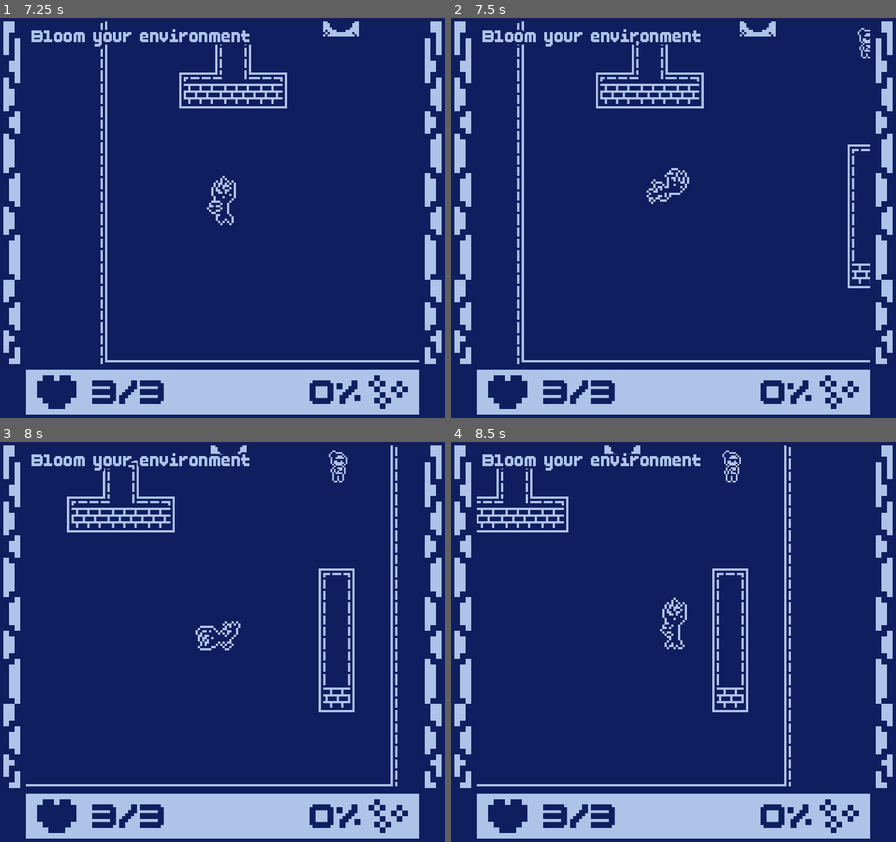
Above: before the commit, frames 1-4 (two rows, left to right).
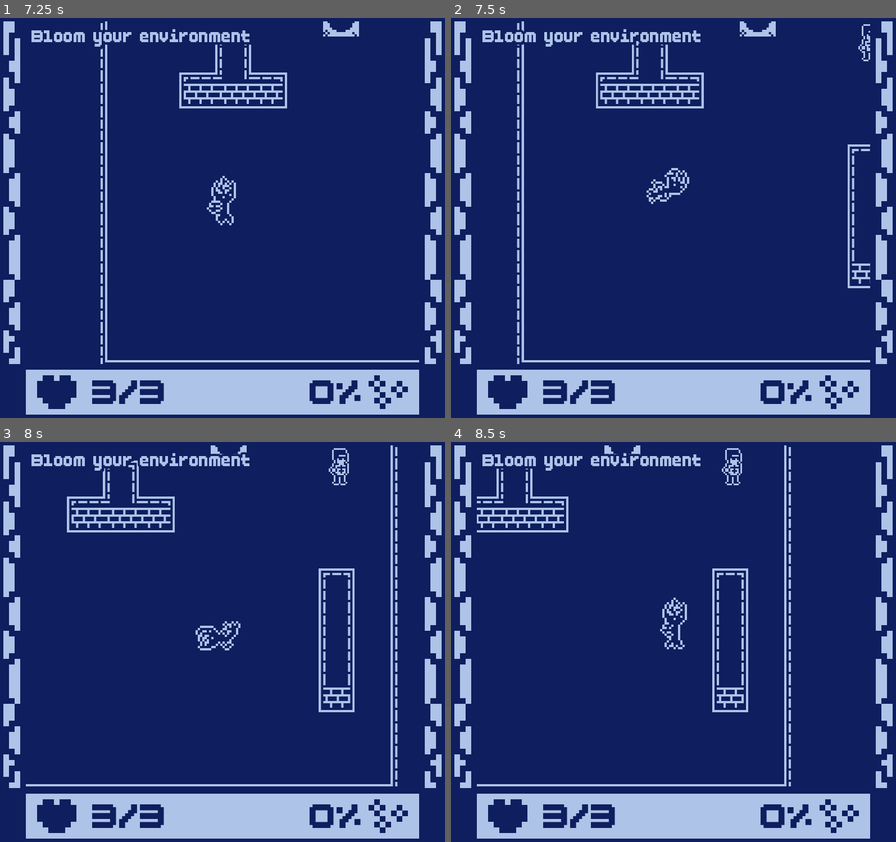
Above: after the commit, the same moments.

Repository: Shibe53/kabluem
Game: Godot game, scene res://UI/main_menu.tscn
Two runs of this game, one before a commit and one after it. Both use one fixed random seed, a clock stepped at 60 frames per second and the inputs below.
Inputs (mouse positions are in pixels of both pictures, inside the frame that each line leads up to):
- Up to frame 1 (7.25 s): click (151, 302) at 0.5 s; tap Enter at 1.25 s; move the mouse to (200, 298) at 1.27 s; hold Up (ui_up) 1.28-2.78 s; right-click (200, 298) at 1.35 s; click (200, 298) at 1.42 s; tap Space at 2 s; move the mouse to (356, 278) at 2.02 s; click (356, 278) at 2.1 s; move the mouse to (89, 158) at 2.77 s; hold Left (ui_left) 2.78-4.28 s; right-click (89, 158) at 2.85 s; move the mouse to (244, 218) at 3.52 s; click (244, 218) at 3.6 s; move the mouse to (155, 118) at 4.27 s; hold Down (ui_down) 4.28-5.03 s; right-click (155, 118) at 4.35 s; move the mouse to (320, 198) at 5.02 s; hold Right (ui_right) 5.03-5.78 s; click (320, 198) at 5.1 s; move the mouse to (133, 238) at 5.77 s; hold Up (ui_up) 5.78-6.53 s; right-click (133, 238) at 5.85 s; click (133, 238) at 5.92 s; move the mouse to (267, 130) at 6.52 s; hold Right (ui_right) from 6.53 s (still down); click (267, 130) at 6.6 s
- Up to frame 2 (7.5 s): keep holding Right (ui_right); move the mouse to (651, 298) at 7.27 s; right-click (651, 298) at 7.35 s
- Up to frame 3 (8 s): keep holding Right (ui_right)
- Up to frame 4 (8.5 s): keep holding Right (ui_right); move the mouse to (807, 702) at 8.02 s; click (807, 702) at 8.1 s

Frame 1 is identical in both runs. In frame 2, 0.1% of the frame differs, in the area x 91-95%, y 1-11%; in frame 3, 0.2%, in the area x 73-79%, y 1-11%; in frame 4, 0.2%.

Commit message:
Implemented greater vegans

Diff:
--- /dev/null
+++ b/Effects/greater_vegan_death.tscn
@@ -0,0 +1,47 @@
+[gd_scene load_steps=8 format=3 uid="uid://bj6kluya5cly6"]
+
+[ext_resource type="Texture2D" uid="uid://d2iyfdtmb11fr" path="res://Assets/Sprites/Vegan Greater/Greater_Vegan_Death-Sheet.png" id="1_12dtd"]
+[ext_resource type="Script" uid="uid://6w453og0rxrd" path="res://Effects/effect.gd" id="2_xnna3"]
+
+[sub_resource type="AtlasTexture" id="AtlasTexture_i7gj4"]
+atlas = ExtResource("1_12dtd")
+region = Rect2(0, 0, 237, 230)
+
+[sub_resource type="AtlasTexture" id="AtlasTexture_gnmxm"]
+atlas = ExtResource("1_12dtd")
+region = Rect2(237, 0, 237, 230)
+
+[sub_resource type="AtlasTexture" id="AtlasTexture_bwj4s"]
+atlas = ExtResource("1_12dtd")
+region = Rect2(474, 0, 237, 230)
+
+[sub_resource type="AtlasTexture" id="AtlasTexture_8bhjm"]
+atlas = ExtResource("1_12dtd")
+region = Rect2(711, 0, 237, 230)
+
+[sub_resource type="SpriteFrames" id="SpriteFrames_8bhjm"]
+animations = [{
+"frames": [{
+"duration": 1.0,
+"texture": SubResource("AtlasTexture_i7gj4")
+}, {
+"duration": 1.0,
+"texture": SubResource("AtlasTexture_gnmxm")
+}, {
+"duration": 1.0,
+"texture": SubResource("AtlasTexture_bwj4s")
+}, {
+"duration": 1.0,
+"texture": SubResource("AtlasTexture_8bhjm")
+}],
+"loop": false,
+"name": &"Animate",
+"speed": 5.0
+}]
+
+[node name="GreaterVeganDeath" type="AnimatedSprite2D"]
+scale = Vector2(0.3, 0.3)
+sprite_frames = SubResource("SpriteFrames_8bhjm")
+animation = &"Animate"
+frame_progress = 0.85111
+script = ExtResource("2_xnna3")
--- a/Enemies/enemy.gd
+++ b/Enemies/enemy.gd
@@ -2,6 +2,7 @@
 class_name Enemy
 
 const LesserVeganEffect = preload("res://Effects/lesser_vegan_death.tscn")
+const GreaterVeganEffect = preload("res://Effects/greater_vegan_death.tscn")
 
 signal enemy_dead
 
@@ -9,6 +10,7 @@
 const MAX_SPEED = 30
 const FRICTION = 100
 
+@export var ENEMY_TYPE : String = "Lesser"
 @export var SHOOT_RANGE = 300
 @export var DETECTION_RANGE = 300
 
@@ -21,6 +23,7 @@
 var state = SHOOT
 var move_speed = MAX_SPEED
 var last_hit_direction: Vector2 = Vector2.ZERO
+var effect = null
 
 @onready var stats = $Stats
 @onready var playerDetectionZone = $PlayerDetection
@@ -110,9 +113,10 @@
 func has_los():
 	return (not mainRC.is_colliding()) or (mainRC.is_colliding() and is_instance_of(mainRC.get_collider(), Grenade))
 
-func set_values(shootRange, detectionRange):
+func set_values(shootRange, detectionRange, enemyType):
 	SHOOT_RANGE = shootRange
 	DETECTION_RANGE = detectionRange
+	ENEMY_TYPE = enemyType
 
 func set_bullet_values(speed, cooldown, damage, dimension, spread, spreadAngle):
 	bulletSpawner.set_values(speed, cooldown, damage, dimension, spread, spreadAngle)
@@ -128,13 +132,17 @@
 func _on_stats_no_health():
 	emit_signal("enemy_dead")
 	queue_free()
-	var lesserVeganEffect = LesserVeganEffect.instantiate()
-	get_parent().add_child(lesserVeganEffect)
-	lesserVeganEffect.set_owner(get_parent())
-	lesserVeganEffect.position = position
-	lesserVeganEffect.flip_h = last_hit_direction.x > 0
+	match ENEMY_TYPE:
+		"Lesser":
+			effect = LesserVeganEffect.instantiate()
+		"Greater":
+			effect = GreaterVeganEffect.instantiate()
+	get_parent().add_child(effect)
+	effect.set_owner(get_parent())
+	effect.position = position
+	effect.flip_h = last_hit_direction.x > 0
 	if last_hit_direction != Vector2.ZERO:
-		lesserVeganEffect.velocity = last_hit_direction * 80
+		effect.velocity = last_hit_direction * 80
 
 func start_blinking():
 	animationPlayer.play("Start")
--- a/Enemies/enemy_spawner.gd
+++ b/Enemies/enemy_spawner.gd
@@ -1,10 +1,11 @@
 extends Node2D
 
 const LesserVegan = preload("res://Enemies/lesser_vegan.tscn")
+const GreaterVegan = preload("res://Enemies/greater_vegan.tscn")
 @onready var timerCD = $Timer
 @onready var area = $Area2D
 
-@export var ENEMY = LesserVegan
+@export var ENEMY : String = "Lesser"
 @export var MAX_ENEMIES = 5
 @export var COOLDOWN = 20.0
 @export var SHOOT_RANGE = 300
@@ -16,6 +17,7 @@
 @export var SPREAD = false
 @export var SPREAD_ANGLE = 20
 
+var enemy = null
 var onCooldown = false
 var level_select = LevelSelect
 var current_enemies = 0
@@ -28,10 +30,14 @@
 		onCooldown = true
 		timerCD.start(COOLDOWN)
 		if not has_body_inside() and current_enemies < MAX_ENEMIES:
-			var enemy = ENEMY.instantiate()
+			match ENEMY:
+				"Lesser":
+					enemy = LesserVegan.instantiate()
+				"Greater":
+					enemy = GreaterVegan.instantiate()
 			var main = get_tree().current_scene
 			enemy.global_position = global_position
-			enemy.set_values(SHOOT_RANGE, DETECTION_RANGE)
+			enemy.set_values(SHOOT_RANGE, DETECTION_RANGE, ENEMY)
 			level_select.enemies += 1
 			current_enemies += 1
 			enemy.enemy_dead.connect(enemy_dead)
--- /dev/null
+++ b/Enemies/greater_vegan.tscn
@@ -0,0 +1,256 @@
+[gd_scene load_steps=30 format=3 uid="uid://bqad0eghlxx86"]
+
+[ext_resource type="Script" uid="uid://dwouk3yt33p7k" path="res://Enemies/enemy.gd" id="1_1mglj"]
+[ext_resource type="Texture2D" uid="uid://b3qqj1bet4a22" path="res://Assets/Sprites/Vegan Greater/Greater_Vegan_Idle-Sheet.png" id="2_1mglj"]
+[ext_resource type="Texture2D" uid="uid://rn71j2f7xedd" path="res://Assets/Sprites/Vegan Greater/Greater_Vegan_Move-Sheet.png" id="3_1mglj"]
+[ext_resource type="PackedScene" uid="uid://dch6g30mnhvlv" path="res://Enemies/bullet_spawner.tscn" id="4_nc1qy"]
+[ext_resource type="PackedScene" uid="uid://dby72e1krudx5" path="res://Hitboxes/hurtbox.tscn" id="5_egd1g"]
+[ext_resource type="PackedScene" uid="uid://dyd2eul54mrkl" path="res://Hitboxes/hitbox.tscn" id="6_vjcwa"]
+[ext_resource type="PackedScene" uid="uid://bhxmbarg6pbr6" path="res://Hitboxes/soft_collision.tscn" id="7_huo5d"]
+[ext_resource type="PackedScene" uid="uid://cr7wakcvtrsdo" path="res://Enemies/player_detection.tscn" id="8_d08f6"]
+[ext_resource type="PackedScene" uid="uid://dtomwktlsxn84" path="res://stats.tscn" id="9_6sm8j"]
+
+[sub_resource type="Shader" id="Shader_u1qhu"]
+code = "shader_type canvas_item;
+
+uniform bool active = false;
+
+void fragment() {
+	vec4 previous_color = texture(TEXTURE, UV);
+	vec4 cyan_color = vec4(0.67843137, 0.76470588, 0.90980392, previous_color.a);
+	vec4 new_color = previous_color;
+	if (active == true) {
+		new_color = cyan_color;
+	}
+	COLOR = new_color;
+}"
+
+[sub_resource type="ShaderMaterial" id="ShaderMaterial_8nqx5"]
+shader = SubResource("Shader_u1qhu")
+shader_parameter/active = false
+
+[sub_resource type="AtlasTexture" id="AtlasTexture_iu5th"]
+atlas = ExtResource("2_1mglj")
+region = Rect2(0, 0, 127, 220)
+
+[sub_resource type="AtlasTexture" id="AtlasTexture_tppqw"]
+atlas = ExtResource("2_1mglj")
+region = Rect2(127, 0, 127, 220)
+
+[sub_resource type="AtlasTexture" id="AtlasTexture_nc1qy"]
+atlas = ExtResource("2_1mglj")
+region = Rect2(254, 0, 127, 220)
+
+[sub_resource type="AtlasTexture" id="AtlasTexture_egd1g"]
+atlas = ExtResource("2_1mglj")
+region = Rect2(381, 0, 127, 220)
+
+[sub_resource type="AtlasTexture" id="AtlasTexture_vjcwa"]
+atlas = ExtResource("3_1mglj")
+region = Rect2(0, 0, 127, 220)
+
+[sub_resource type="AtlasTexture" id="AtlasTexture_huo5d"]
+atlas = ExtResource("3_1mglj")
+region = Rect2(127, 0, 127, 220)
+
+[sub_resource type="AtlasTexture" id="AtlasTexture_d08f6"]
+atlas = ExtResource("3_1mglj")
+region = Rect2(254, 0, 127, 220)
+
+[sub_resource type="AtlasTexture" id="AtlasTexture_6sm8j"]
+atlas = ExtResource("3_1mglj")
+region = Rect2(381, 0, 127, 220)
+
+[sub_resource type="SpriteFrames" id="SpriteFrames_1xcb7"]
+animations = [{
+"frames": [{
+"duration": 1.0,
+"texture": SubResource("AtlasTexture_iu5th")
+}, {
+"duration": 1.0,
+"texture": SubResource("AtlasTexture_tppqw")
+}, {
+"duration": 1.0,
+"texture": SubResource("AtlasTexture_nc1qy")
+}, {
+"duration": 1.0,
+"texture": SubResource("AtlasTexture_egd1g")
+}],
+"loop": true,
+"name": &"Idle",
+"speed": 5.0
+}, {
+"frames": [{
+"duration": 1.0,
+"texture": SubResource("AtlasTexture_vjcwa")
+}, {
+"duration": 1.0,
+"texture": SubResource("AtlasTexture_huo5d")
+}, {
+"duration": 1.0,
+"texture": SubResource("AtlasTexture_d08f6")
+}, {
+"duration": 1.0,
+"texture": SubResource("AtlasTexture_6sm8j")
+}],
+"loop": true,
+"name": &"Move",
+"speed": 5.0
+}]
+
+[sub_resource type="CapsuleShape2D" id="CapsuleShape2D_gk8ng"]
+radius = 5.0
+height = 14.0
+
+[sub_resource type="CapsuleShape2D" id="CapsuleShape2D_4o6mh"]
+radius = 7.0
+height = 44.0
+
+[sub_resource type="CapsuleShape2D" id="CapsuleShape2D_koi6q"]
+radius = 6.0
+height = 16.0
+
+[sub_resource type="CapsuleShape2D" id="CapsuleShape2D_jlnat"]
+radius = 6.0
+height = 16.0
+
+[sub_resource type="CircleShape2D" id="CircleShape2D_gk8ng"]
+radius = 300.0
+
+[sub_resource type="Animation" id="Animation_t8uwx"]
+length = 0.001
+tracks/0/type = "value"
+tracks/0/imported = false
+tracks/0/enabled = true
+tracks/0/path = NodePath("AnimatedSprite2D:material:shader_parameter/active")
+tracks/0/interp = 1
+tracks/0/loop_wrap = true
+tracks/0/keys = {
+"times": PackedFloat32Array(0),
+"transitions": PackedFloat32Array(1),
+"update": 1,
+"values": [false]
+}
+
+[sub_resource type="Animation" id="Animation_koi6q"]
+resource_name = "Start"
+length = 0.2
+loop_mode = 1
+tracks/0/type = "value"
+tracks/0/imported = false
+tracks/0/enabled = true
+tracks/0/path = NodePath("AnimatedSprite2D:material:shader_parameter/active")
+tracks/0/interp = 1
+tracks/0/loop_wrap = true
+tracks/0/keys = {
+"times": PackedFloat32Array(0, 0.1),
+"transitions": PackedFloat32Array(1, 1),
+"update": 1,
+"values": [true, false]
+}
+
+[sub_resource type="Animation" id="Animation_jlnat"]
+resource_name = "Stop"
+length = 0.1
+tracks/0/type = "value"
+tracks/0/imported = false
+tracks/0/enabled = true
+tracks/0/path = NodePath("AnimatedSprite2D:material:shader_parameter/active")
+tracks/0/interp = 1
+tracks/0/loop_wrap = true
+tracks/0/keys = {
+"times": PackedFloat32Array(0),
+"transitions": PackedFloat32Array(1),
+"update": 1,
+"values": [false]
+}
+
+[sub_resource type="AnimationLibrary" id="AnimationLibrary_t8uwx"]
+_data = {
+&"RESET": SubResource("Animation_t8uwx"),
+&"Start": SubResource("Animation_koi6q"),
+&"Stop": SubResource("Animation_jlnat")
+}
+
+[node name="GreaterVegan" type="CharacterBody2D"]
+collision_layer = 16
+script = ExtResource("1_1mglj")
+SHOOT_RANGE = 400
+
+[node name="NavigationAgent2D" type="NavigationAgent2D" parent="."]
+avoidance_enabled = true
+
+[node name="AnimatedSprite2D" type="AnimatedSprite2D" parent="."]
+material = SubResource("ShaderMaterial_8nqx5")
+position = Vector2(0, -21)
+scale = Vector2(0.3, 0.3)
+sprite_frames = SubResource("SpriteFrames_1xcb7")
+animation = &"Idle"
+autoplay = "Idle"
+
+[node name="CollisionShape" type="CollisionShape2D" parent="."]
+visible = false
+rotation = -1.5708
+shape = SubResource("CapsuleShape2D_gk8ng")
+
+[node name="Pivot" type="Node2D" parent="."]
+position = Vector2(0, -16)
+
+[node name="BulletSpawner" parent="Pivot" instance=ExtResource("4_nc1qy")]
+
+[node name="MainRC" type="RayCast2D" parent="Pivot"]
+target_position = Vector2(250, 0)
+collision_mask = 513
+
+[node name="Hurtbox" parent="." instance=ExtResource("5_egd1g")]
+position = Vector2(0, -16)
+collision_layer = 32
+collision_mask = 8
+
+[node name="CollisionShape" parent="Hurtbox" index="0"]
+visible = false
+shape = SubResource("CapsuleShape2D_4o6mh")
+
+[node name="Hitbox" parent="." instance=ExtResource("6_vjcwa")]
+visible = false
+collision_layer = 16
+collision_mask = 4
+
+[node name="CollisionShape" parent="Hitbox" index="0"]
+rotation = -1.5708
+shape = SubResource("CapsuleShape2D_koi6q")
+
+[node name="SoftCollision" parent="." instance=ExtResource("7_huo5d")]
+visible = false
+
+[node name="CollisionShape" parent="SoftCollision" index="0"]
+rotation = -1.5708
+shape = SubResource("CapsuleShape2D_jlnat")
+
+[node name="PlayerDetection" parent="." instance=ExtResource("8_d08f6")]
+light_mask = 0
+visibility_layer = 0
+collision_layer = 0
+collision_mask = 2
+
+[node name="CollisionShape2D" parent="PlayerDetection" index="0"]
+shape = SubResource("CircleShape2D_gk8ng")
+
+[node name="Stats" parent="." instance=ExtResource("9_6sm8j")]
+max_health = 2
+
+[node name="BlinkAnimationPlayer" type="AnimationPlayer" parent="."]
+libraries = {
+&"": SubResource("AnimationLibrary_t8uwx")
+}
+
+[connection signal="velocity_computed" from="NavigationAgent2D" to="." method="_on_navigation_agent_2d_velocity_computed"]
+[connection signal="area_entered" from="Hurtbox" to="." method="_on_hurtbox_area_entered"]
+[connection signal="invincibility_ended" from="Hurtbox" to="." method="_on_hurtbox_invincibility_ended"]
+[connection signal="invincibility_started" from="Hurtbox" to="." method="_on_hurtbox_invincibility_started"]
+[connection signal="no_health" from="Stats" to="." method="_on_stats_no_health"]
+
+[editable path="Hurtbox"]
+[editable path="Hitbox"]
+[editable path="SoftCollision"]
+[editable path="PlayerDetection"]
--- a/Levels/level1.tscn
+++ b/Levels/level1.tscn
@@ -28,6 +28,7 @@
 
 [node name="EnemySpawner" parent="." instance=ExtResource("3_302sc")]
 position = Vector2(612, 96)
+ENEMY = "Greater"
 MAX_ENEMIES = 2
 COOLDOWN = 5.0
 
Binary file changed: Assets/Aseprite/Vegan_Greater/Greater_Vegan_Death.aseprite
Binary file changed: Assets/Aseprite/Vegan_Greater/Greater_Vegan_Idle.aseprite
Binary file changed: Assets/Aseprite/Vegan_Greater/Greater_Vegan_Move.aseprite
Binary file changed: Assets/Sprites/Vegan Greater/Greater_Vegan_Death-Sheet.png
Binary file changed: Assets/Sprites/Vegan Greater/Greater_Vegan_Idle-Sheet.png
Not shown, added: Assets/Sprites/Vegan Greater/Greater_Vegan_Move-Sheet-Sheet-export.png.import
Binary file changed: Assets/Sprites/Vegan Greater/Greater_Vegan_Move-Sheet.png
Not shown: 1 places in Effects/lesser_vegan_death.tscn that only renumber resources
